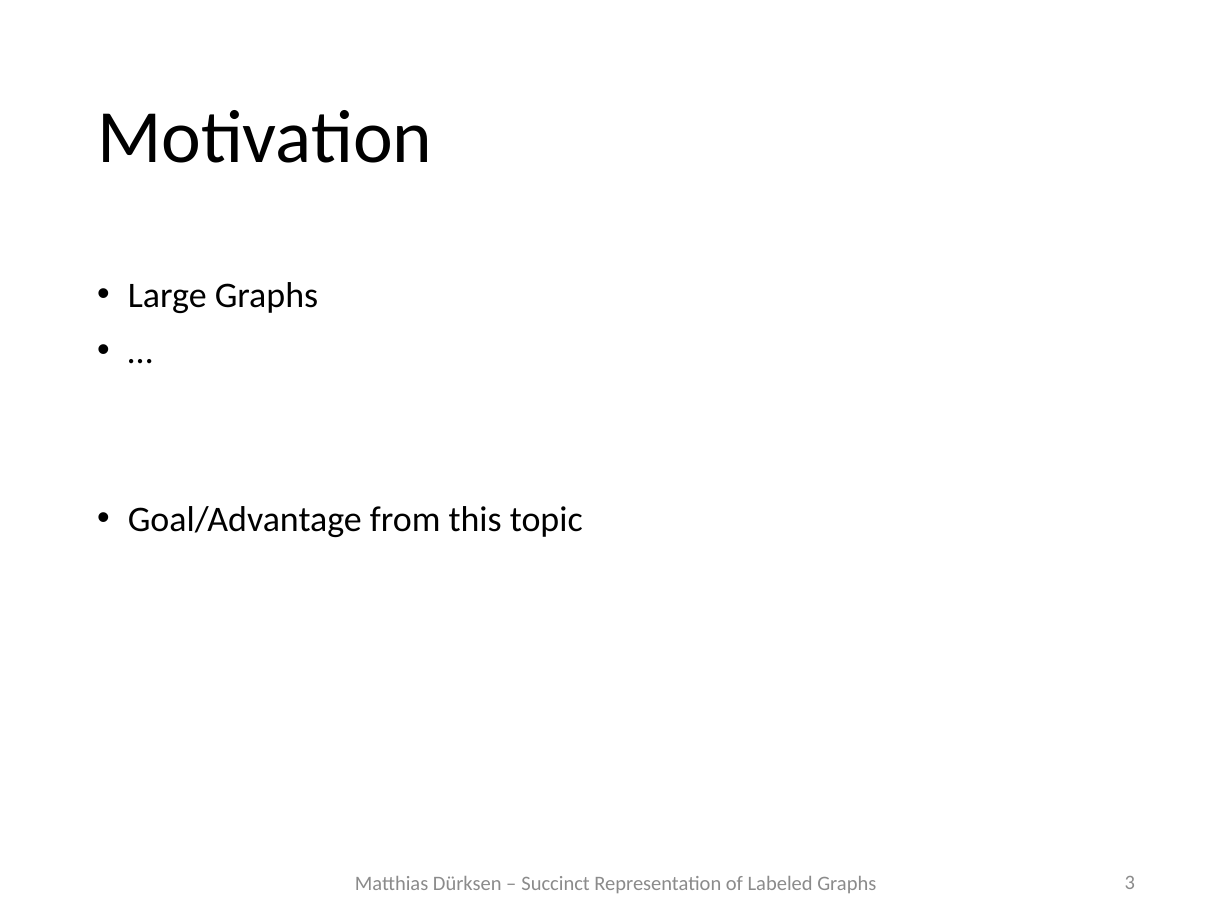
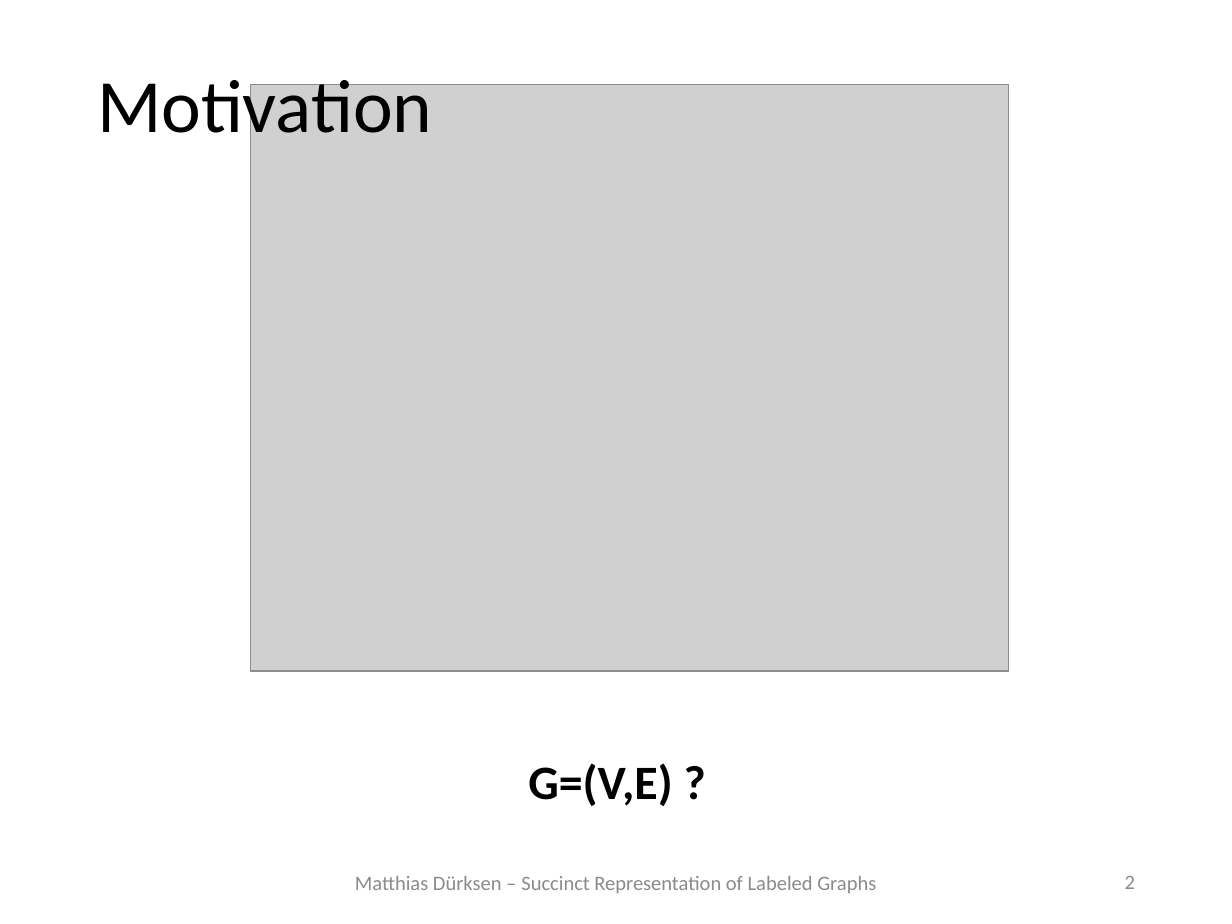
Before and after one commit to MatthiasDuerksen/Seminar_AlgCompressedGraphs, a slide deck: slide 2 of Talk/secondVersion/Talk_Duerksen_v2.pptx (slide 3 before the commit). Drawn at 1232x924 pixels with LibreOffice and Linux fonts; fonts in the diff are those of the drawing; grey boxes stand for pictures. Boxes give left, top, right and bottom in pixels: in the first picture for what was removed or moved away, otherwise in the second. Text is boxed around its words. In the diff, an @@ line names an element or a change of style, - is before the commit and + after.

```diff
--- a/Talk/secondVersion/Talk_Duerksen_v2.pptx
+++ b/Talk/secondVersion/Talk_Duerksen_v2.pptx
@@ title "Motivation" rewrapped from bbox=[97, 110, 432, 163] to bbox=[97, 70, 432, 150] @@
@@ picture added at bbox=[250, 85, 1008, 671] @@
@@ text removed at bbox=[128, 282, 583, 537] @@
-• Large Graphs
-• …
-• Goal/Advantage from this topic
@@ text added at bbox=[528, 763, 672, 806], 28 pt, text #000000, bold @@
+G=(V,E) ?
@@ page number at bbox=[1125, 876, 1135, 889]: text changed @@
-3
+2
```
Also in this commit, not shown: 13 other slides changed, 3 slides added, 34 other files.
